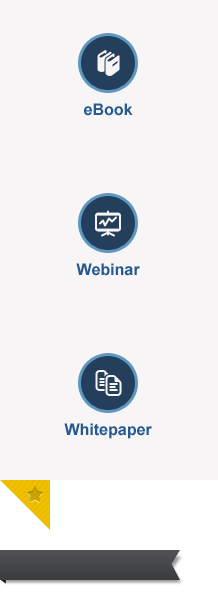
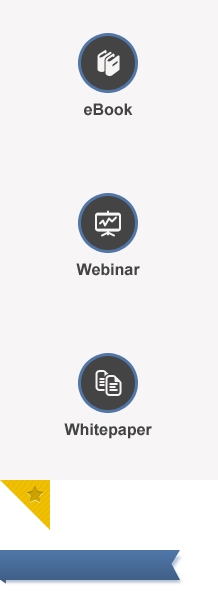
Revision of a layered w=218, h=600 image; what changed, layer by layer:
painted on "faixa" (2nd of 2, in "faixa") over [left=0, top=550, right=183, bottom=585]
painted on "Whitepaper" over [left=64, top=423, right=152, bottom=439]
painted on "elipse" (1st of 3, in "whitepaper") over [left=78, top=353, right=138, bottom=413]
painted on "Webinar" over [left=76, top=263, right=140, bottom=276]
painted on "elipse" (2nd of 3, in "webinar") over [left=78, top=193, right=138, bottom=253]
painted on "eBook" over [left=84, top=103, right=133, bottom=116]
painted on "elipse" (3rd of 3, in "ebook") over [left=78, top=33, right=138, bottom=93]
